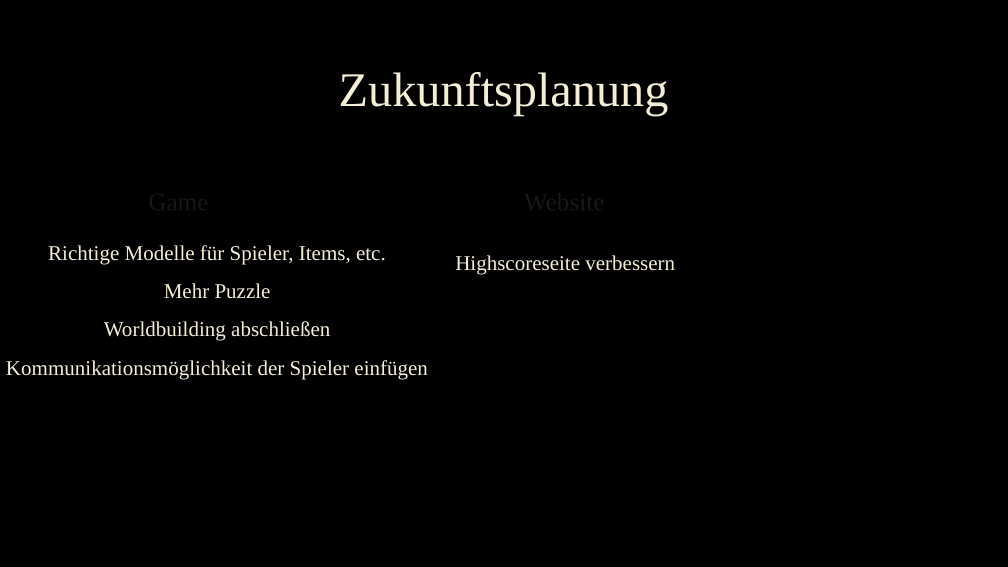
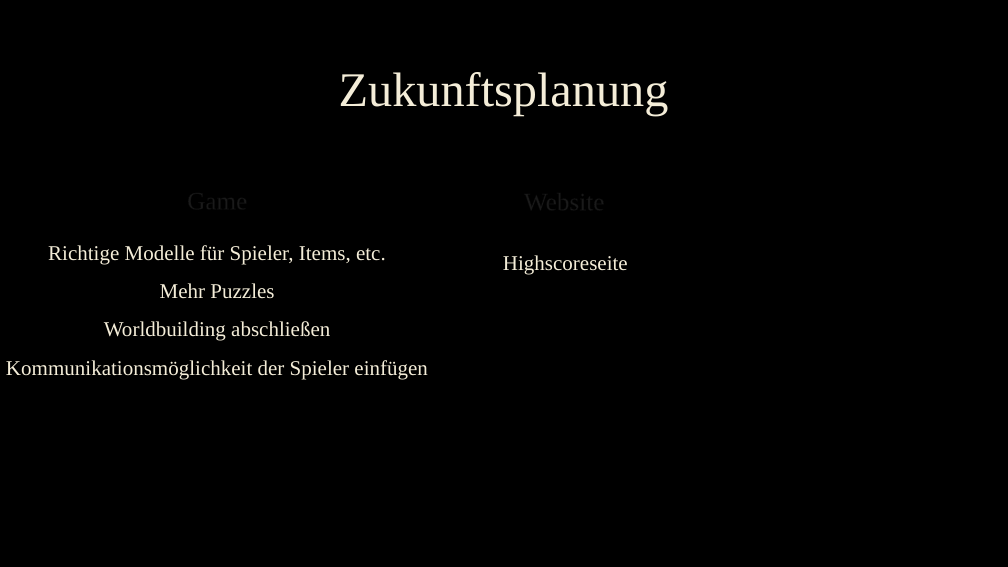
Before and after one commit to ChristophLasinger/Youre-not-alone, a slide deck: slide 13 of documents/You‘re not alone.pptx. Drawn at 1008x567 pixels with LibreOffice and Linux fonts; fonts in the diff are those of the drawing; background and template pictures are left out. Boxes give left, top, right and bottom in pixels: in the first picture for what was removed or moved away, otherwise in the second. Text is boxed around its words. In the diff, an @@ line names an element or a change of style, - is before the commit and + after.

```diff
--- a/documents/You‘re not alone.pptx
+++ b/documents/You‘re not alone.pptx
@@ text "Game": place and size @@
-text "Game" at bbox=[42, 156, 315, 219]
+text "Game" at bbox=[81, 155, 354, 219]
@@ text at bbox=[503, 255, 628, 274]: text changed @@
-Highscoreseite verbessern
+Highscoreseite
@@ text at bbox=[160, 283, 274, 299]: text changed @@
-Mehr Puzzle
+Mehr Puzzles
```
Also in this commit, not shown: 13 other slides changed, 1 other file.
